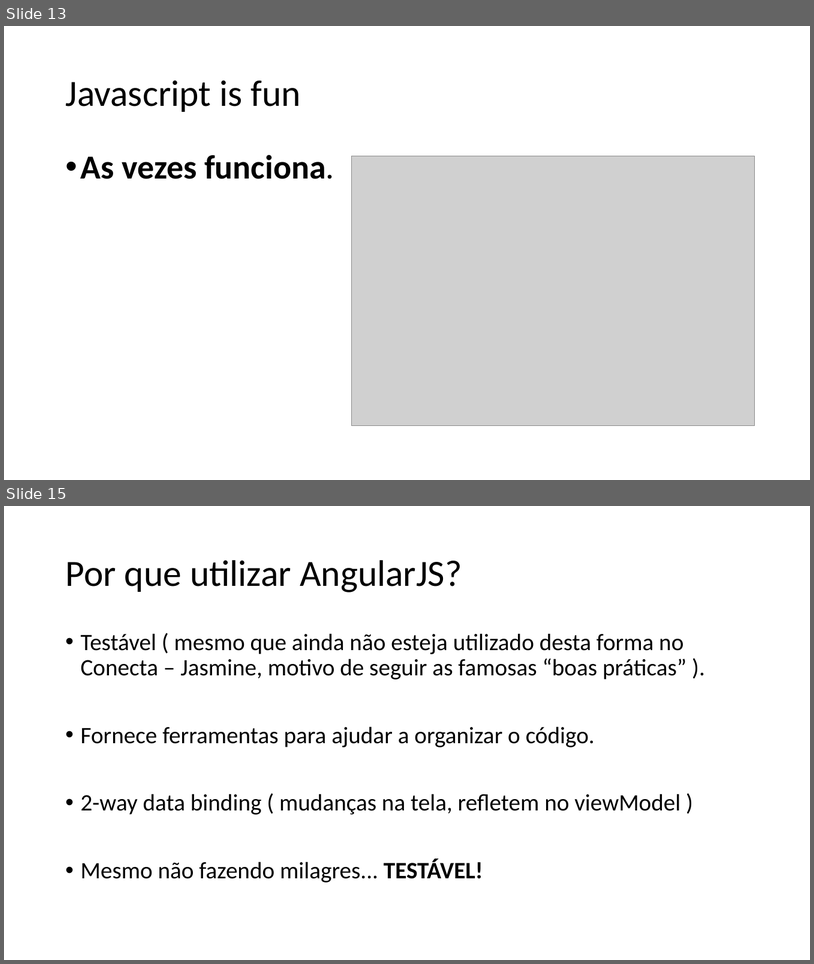
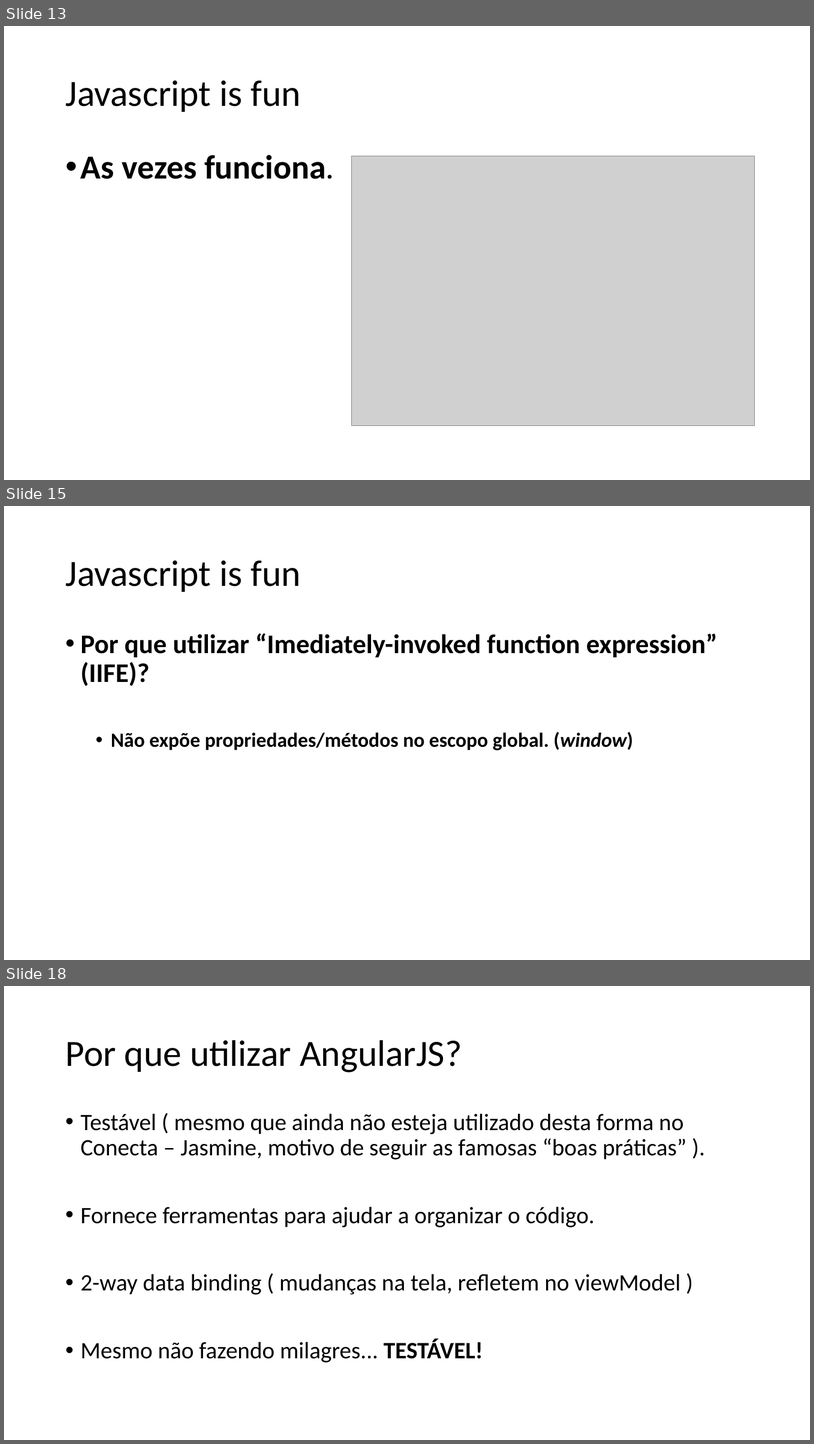
Before and after one commit to hugoj-goncalves/workshop-angularjs, a slide deck: Apresentação Workshop Angular.pptx. Shown one above the other, each under a label of ours: slides 13 and 15 before the commit, slides 13, 15 and 18 after it; the slides between them are not shown. The pictures are 814x964 and 814x1444 pixels, drawn with LibreOffice and Linux fonts; fonts in the diff are those of the drawing; grey boxes stand for pictures. Boxes give left, top, right and bottom in pixels: in the first picture for what was removed or moved away, otherwise in the second. Text is boxed around its words. In the diff, an @@ line names an element or a change of style, - is before the commit and + after.

```diff
--- a/Apresentação Workshop Angular.pptx
+++ b/Apresentação Workshop Angular.pptx
@@ slide 15 added at bbox=[4, 506, 810, 960], background #FFFFFF @@
@@ title added at bbox=[65, 560, 300, 592], 44 pt, text #000000 @@
+Javascript is fun
@@ text added at bbox=[81, 633, 718, 750], 32 pt, text #000000, bold @@
+• Por que utilizar “Imediately-invoked function expression” (IIFE)?
+  • Não expõe propriedades/métodos no escopo global. (window)
@@ what was slide 15 is now slide 18 @@
```
Also in this commit, not shown: 4 slides changed, 5 other slides added, 1 slide removed.
